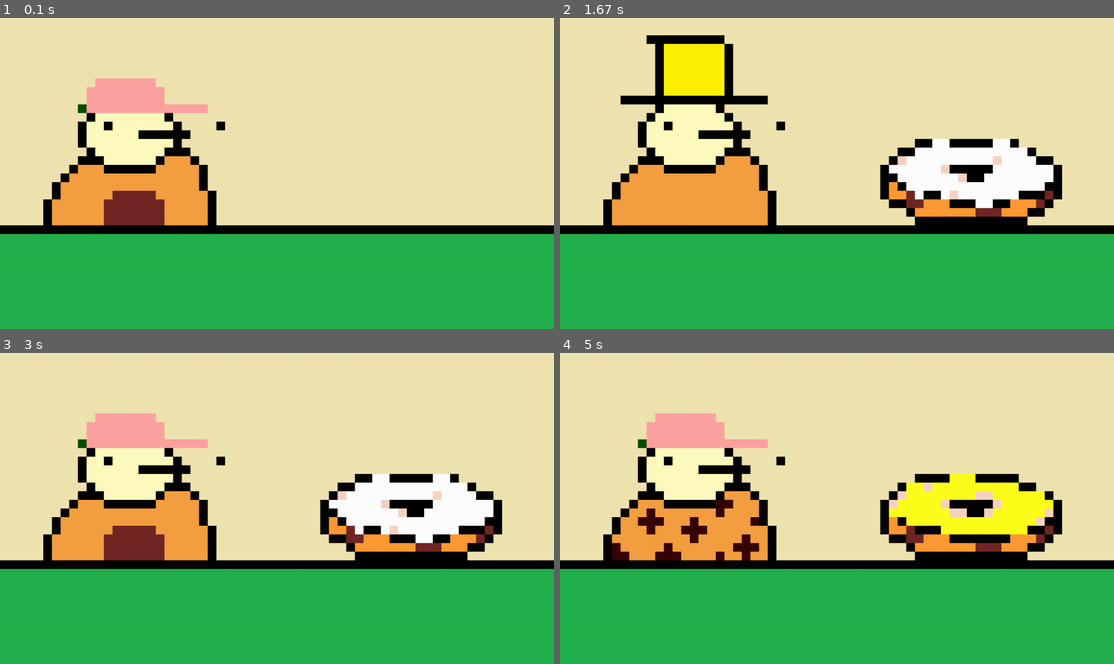
Above: before the commit, frames 1-4 (two rows, left to right).
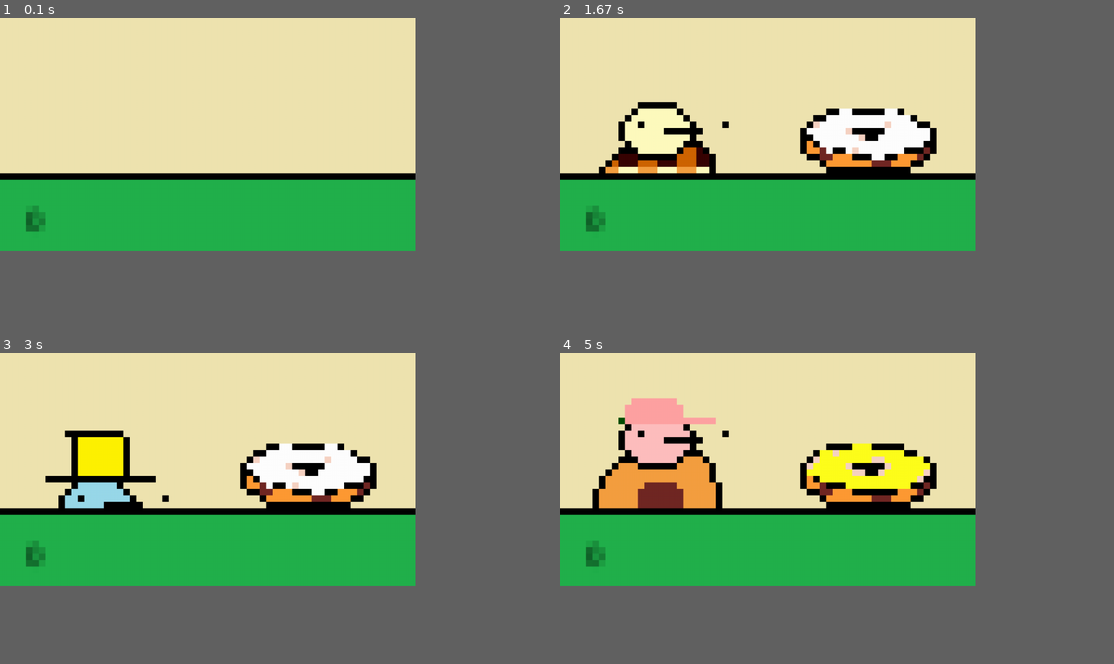
Above: after the commit, the same moments.

Repository: HotSoupGetsColder/final-project-matt-tantuico
Game: pygame game, started from src/game.py
The game is run twice, just before and just after one commit, with the same random seed, the same clock (stepped at 60 frames per second) and the same inputs.
Inputs:
- Up to frame 1 (0.1 s): no input
- Up to frame 2 (1.67 s): hold Space 0.33-0.8 s; hold D 0.33-0.8 s; tap Space at 0.83 s; hold Esc 1.17-1.63 s; hold D 1.17-1.63 s; tap F at 1.23, 1.53 s; tap E at 1.32 s
- Up to frame 3 (3 s): hold W 2.17-2.63 s; tap F at 2.23, 2.53, 2.73 s; tap Space at 2.32 s; hold D from 2.67 s (still down); tap E at 2.82 s
- Up to frame 4 (5 s): tap F at 3.03, 3.8, 4.13, 4.43, 4.57, 4.97 s; release D at 3.13 s; hold S 3.73-4.03 s; tap Space at 3.88 s; hold A 4.07-4.47 s; tap E at 4.22 s; hold W 4.5-4.87 s; hold D from 4.9 s (still down)
In our replay, the window is 900x506 before the commit and 675x379 after it. These sizes can differ from the game's own. Grey fills any space a smaller window leaves; there, only what the larger window draws over its background counts as a difference.

The runs differ from the first frame. In frame 1, 36% of the frame differs, in the area x 0-100%, y 0-70%; in frame 2, 44%; in frame 3, 42%; in frame 4, 44%.

Commit message:
added score

Diff:
--- a/src/game.py
+++ b/src/game.py
@@ -23,8 +23,19 @@
         self.width = width
         self.height = height
 
+class Score:
+    # class for player score
+    def __init__(self, correct, incorrect):
+        self.correct = correct
+        self.incorrect = incorrect
+
+score = Score(0, 0)
+
+# creates font object
+font = pygame.font.SysFont("Times New Roman", 5)
+
 # creates game surfaces
-screen_scale = 20
+screen_scale = 15
 miniscreen = Screen(64, 36)
 gamescreen = Screen(miniscreen.width * screen_scale, miniscreen.height * screen_scale)
 
@@ -35,6 +46,9 @@
 # list of availiable toppings and bagels
 toppings = ['nothing', 'butter', 'cream cheese', 'lox']
 bagels = ['plain', 'everything', 'poppy seed', 'cinnamon raisin']
+
+# list of customers' non-essential features
+faces = ['red', 'yellow', 'green', 'blue']
 
 # player keybind dictionary for bagel customization
 keybinds = {
@@ -88,6 +102,11 @@
         'bagel': random.choice(bagels)
     })
 
+def random_customer_features():
+    return ({
+        'face': random.choice(faces)
+    })
+
 def blank_order():
     # outputs blank order
     return ({
@@ -95,13 +114,20 @@
         'bagel': ''
     })
 
+def animate_screen():
+    global customer_info
+    if customer_info.y > 0:
+        customer_info.y -= 1
+
 def update_screen():
     # displays game
     miniscreen_surface.blit(images['misc']['background'], (0,0))
     for bagel in bagels:
         if customer_order['bagel'] == bagel:
             miniscreen_surface.blit(images['shirt'][bagel], (customer_info.x, customer_info.y))
-    miniscreen_surface.blit(images['face']['yellow'], (customer_info.x, customer_info.y))
+    for face in faces:
+        if customer_features['face'] == face:
+            miniscreen_surface.blit(images['face'][face], (customer_info.x, customer_info.y))
     for topping in toppings:
         if customer_order['topping'] == topping and customer_order['topping'] != 'nothing':
             miniscreen_surface.blit(images['hat'][topping], (customer_info.x, customer_info.y))
@@ -112,25 +138,29 @@
         if player_order['topping'] == topping and player_order['topping'] != 'nothing':
             miniscreen_surface.blit(images['topping'][topping], (bagel_info.x, bagel_info.y))
     miniscreen_surface.blit(images['misc']['counter'], (0,0))
+
+    text_score_correct = font.render(str(score.correct), True, (0, 0, 0))
+    text_score_incorrect = font.render(str(score.incorrect), True, (0, 0, 0))
+    miniscreen_surface.blit(text_score_correct, (4, miniscreen.height - 8))
     pygame.transform.scale(miniscreen_surface, (gamescreen.width, gamescreen.height), gamescreen_surface)
     pygame.display.update()
 
-generate_customer_order = True
-reset_player_order = True
+new_round = True
 run = True
 while run == True:
     pygame.time.delay(25)
 
-    # generates customers order
-    if generate_customer_order == True:
+    # runs start of round code
+    if new_round:
+        # gets new customer order and resets player's order
         customer_order = random_customer_order()
-        generate_customer_order = False
-        print(customer_order)
+        customer_features = random_customer_features()
+        player_order = blank_order()
 
-    # resets player's order
-    if reset_player_order == True:
-        player_order = blank_order()
-        reset_player_order = False
+        # reset image locations
+        customer_info.y = miniscreen.height
+
+        new_round = False
 
     # checks to quit program
     for event in pygame.event.get():
@@ -147,15 +177,21 @@
                             player_order['bagel'] = 'plain'
                     elif category == 'bagels':
                         player_order['bagel'] = keybinds['bagels'][event.key]
-                    print(player_order)
 
             # serves and checks order
             if event.key == pygame.K_SPACE:
-                if player_order == customer_order:
-                    print('AYY')
-                else:
-                    print('WRONG')
-                generate_customer_order = True
-                reset_player_order = True
+                if player_order != blank_order():
+                    if player_order == customer_order:
+                        print('AYY')
+                        score.correct += 1
+                    else:
+                        print('WRONG')
+                        score.incorrect += 1
+                    new_round = True
 
+            # checks to exit fullscreen
+            if event.key == pygame.K_ESCAPE:
+                pygame.display.toggle_fullscreen()
+
+    animate_screen()
     update_screen()
